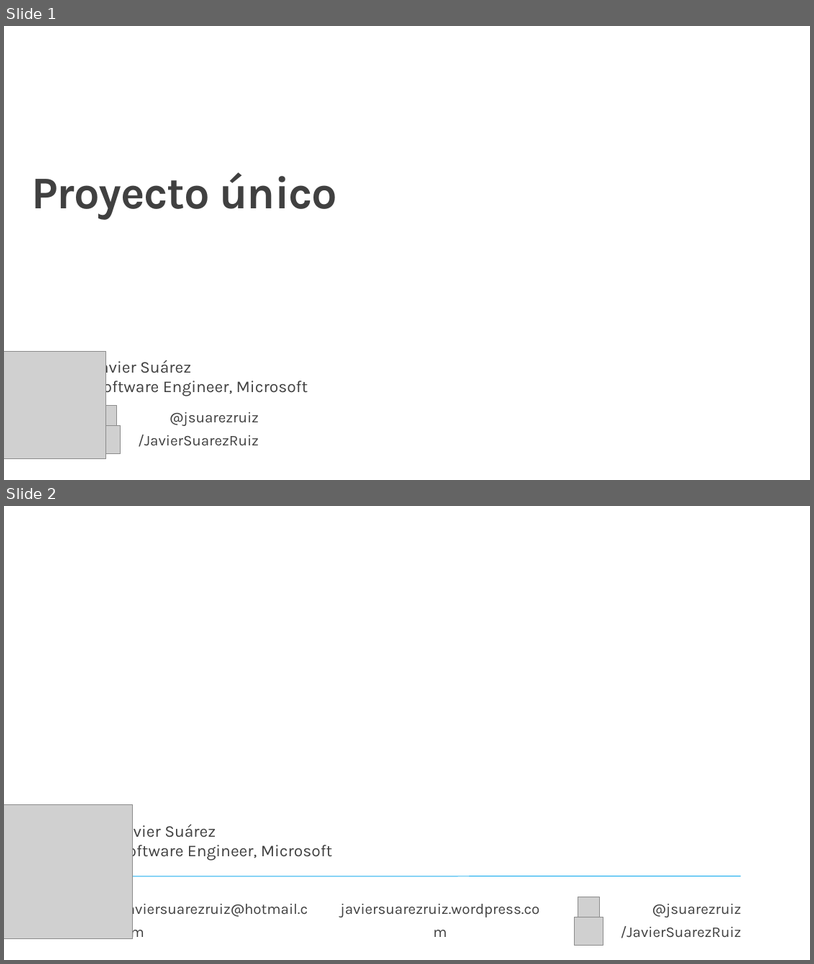
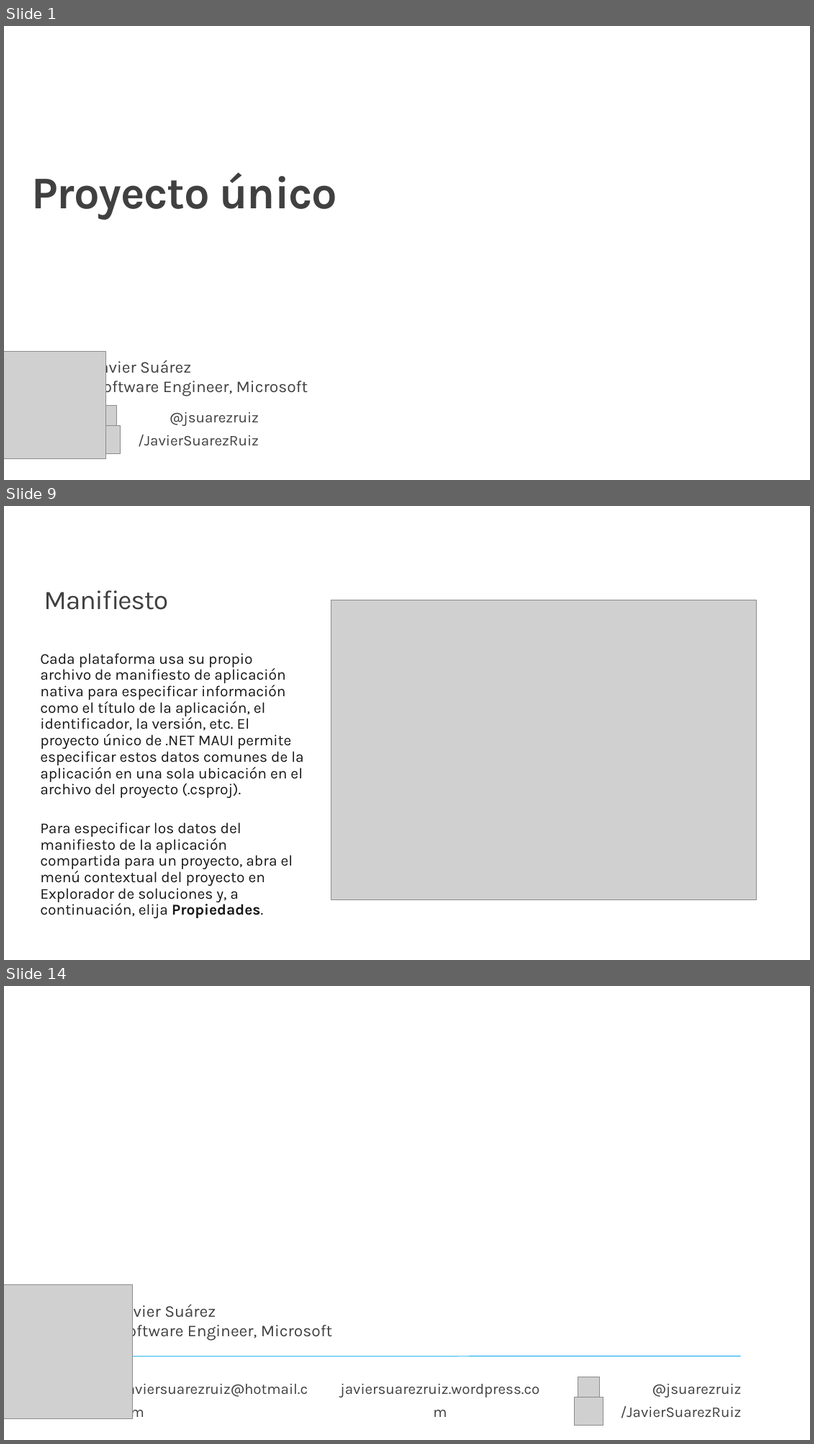
Before and after one commit to jsuarezruiz/taller-dotnet-maui, a slide deck: Bloque 3 - Creación de primera App/Taller10 - Proyecto único.pptx. Shown one above the other, each under a label of ours: slides 1 and 2 before the commit, slides 1, 9 and 14 after it; the slides between them are not shown. The pictures are 814x964 and 814x1444 pixels, drawn with LibreOffice and Linux fonts; fonts in the diff are those of the drawing; grey boxes stand for pictures; background and template pictures are left out. Boxes give left, top, right and bottom in pixels: in the first picture for what was removed or moved away, otherwise in the second. Text is boxed around its words. In the diff, an @@ line names an element or a change of style, - is before the commit and + after.

```diff
--- a/Bloque 3 - Creación de primera App/Taller10 - Proyecto único.pptx
+++ b/Bloque 3 - Creación de primera App/Taller10 - Proyecto único.pptx
@@ slide 9 added at (4,506,810,960), background #FFFFFF @@
@@ title added at (44,590,168,610), 32 pt, text #404040 @@
+Manifiesto
@@ picture added at (332,600,756,900) @@
@@ text added at (40,653,304,918), 18 pt, text #171717 @@
+Cada plataforma usa su propio archivo de manifiesto de aplicación nativa para especificar información como el título de la aplicación, el identificador, la versión, etc. El proyecto único de .NET MAUI permite especificar estos datos comunes de la aplicación en una sola ubicación en el archivo del proyecto (.csproj).
+Para especificar los datos del manifiesto de la aplicación compartida para un proyecto, abra el menú contextual del proyecto en Explorador de soluciones y, a continuación, elija Propiedades.
@@ what was slide 2 is now slide 14 @@
```
Also in this commit, not shown: 11 other slides added.
